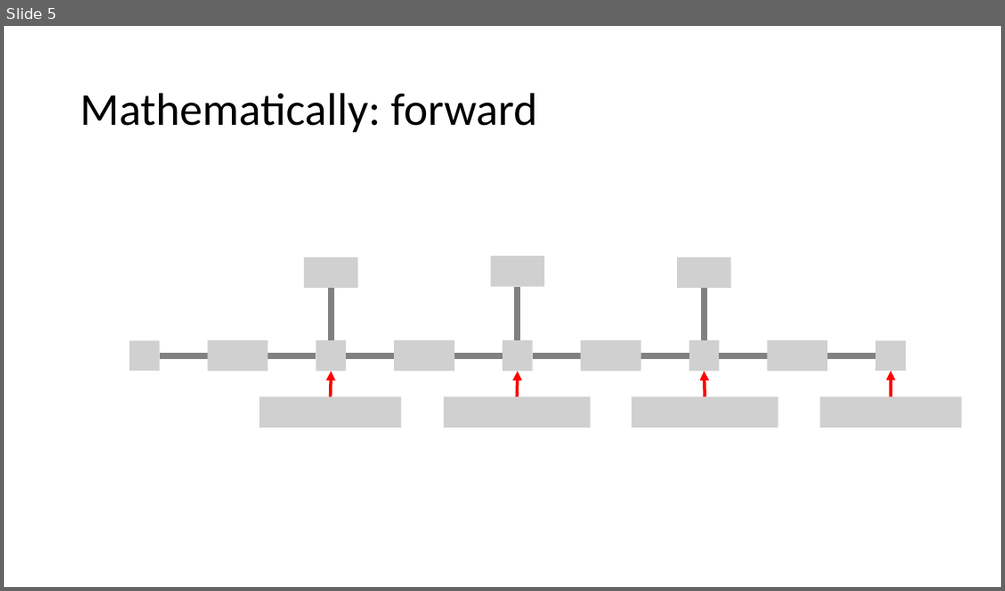
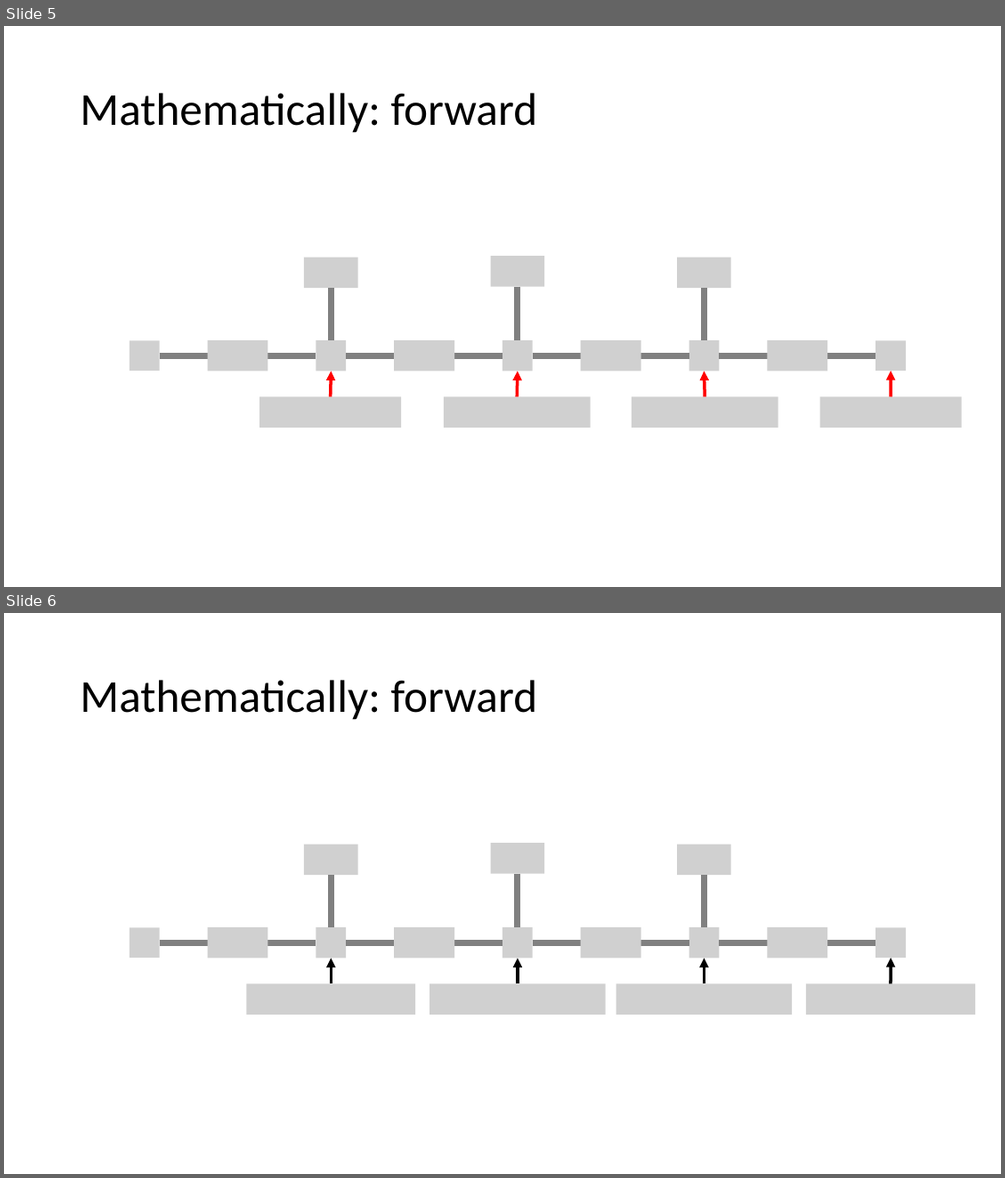
Before and after one commit to PRF-Development/DataAnalysisExtras, a slide deck: TeachingNetwoks.pptx. Shown one above the other, each under a label of ours: slide 5 before the commit, slides 5 and 6 after it. The pictures are 1005x591 and 1005x1178 pixels, drawn with LibreOffice and Linux fonts; fonts in the diff are those of the drawing; grey boxes stand for pictures. Boxes give left, top, right and bottom in pixels: in the first picture for what was removed or moved away, otherwise in the second. Text is boxed around its words. In the diff, an @@ line names an element or a change of style, - is before the commit and + after.

Commit message:
activation func

```diff
--- a/TeachingNetwoks.pptx
+++ b/TeachingNetwoks.pptx
@@ slide 6 added at bbox=[4, 613, 1001, 1174], background #FFFFFF @@
@@ title added at bbox=[80, 680, 538, 720], 44 pt, text #000000 @@
+Mathematically: forward
@@ picture added at bbox=[304, 844, 357, 875] @@
@@ picture added at bbox=[491, 843, 544, 873] @@
@@ picture added at bbox=[677, 844, 731, 875] @@
@@ line added from (331, 875) to (331, 927), #808080 6 pt @@
@@ line added from (518, 873) to (518, 927), #808080 6 pt @@
@@ line added from (704, 875) to (704, 927), #808080 6 pt @@
@@ picture added at bbox=[129, 928, 160, 957] @@
@@ picture added at bbox=[208, 927, 268, 957] @@
@@ picture added at bbox=[316, 927, 346, 957] @@
@@ picture added at bbox=[395, 927, 455, 957] @@
@@ picture added at bbox=[502, 927, 533, 957] @@
@@ picture added at bbox=[581, 927, 641, 957] @@
@@ picture added at bbox=[689, 927, 719, 957] @@
@@ picture added at bbox=[768, 927, 828, 957] @@
@@ picture added at bbox=[876, 928, 906, 957] @@
@@ line added from (160, 943) to (316, 943), #808080 6 pt @@
@@ arrow added from (331, 984) to (331, 957), #000000 3 pt @@
@@ line added from (346, 943) to (502, 943), #808080 6 pt @@
@@ arrow added from (518, 984) to (518, 957), #000000 3 pt @@
@@ line added from (533, 943) to (689, 943), #808080 6 pt @@
@@ arrow added from (704, 984) to (704, 957), #000000 3 pt @@
@@ line added from (719, 943) to (876, 943), #808080 6 pt @@
@@ arrow added from (890, 984) to (890, 957), #000000 3 pt @@
@@ picture added at bbox=[246, 984, 415, 1014] @@
@@ picture added at bbox=[429, 984, 606, 1014] @@
@@ picture added at bbox=[616, 984, 793, 1014] @@
@@ picture added at bbox=[807, 984, 975, 1014] @@
```
